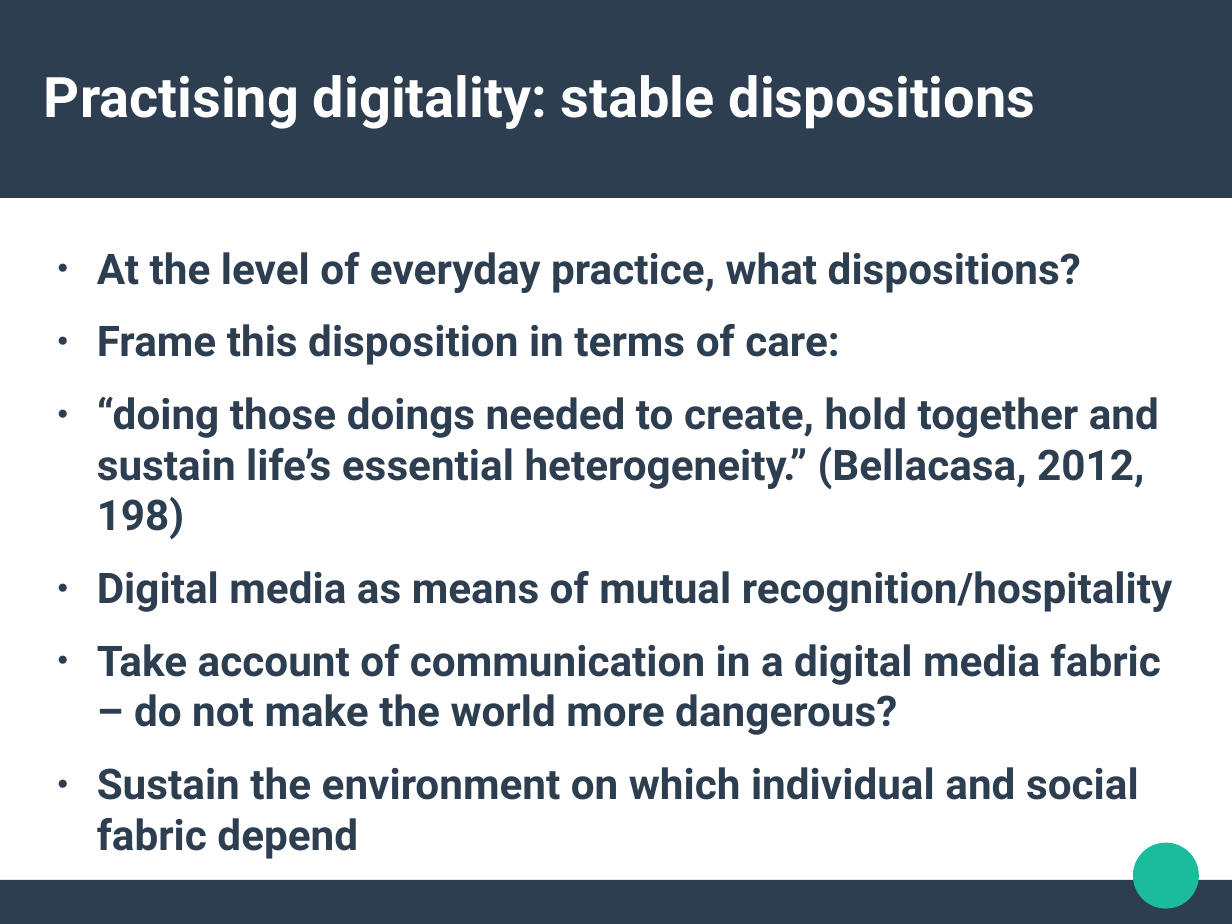
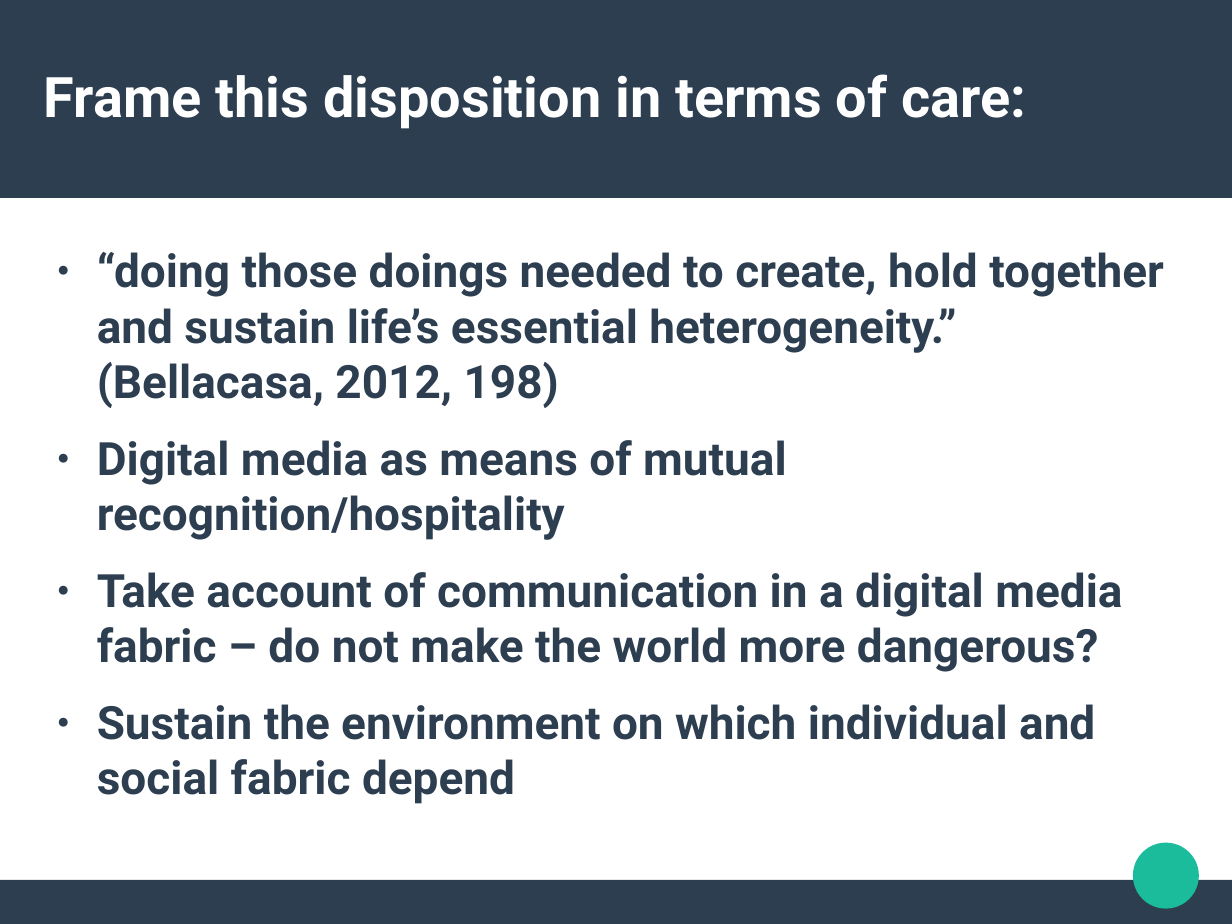
Before and after one commit to rian39/digital_ethics, a slide deck: slide 11 of digital_ethics_slides.odp (slide 9 before the commit). Drawn at 1232x924 pixels with LibreOffice and Linux fonts; fonts in the diff are those of the drawing. Boxes give left, top, right and bottom in pixels: in the first picture for what was removed or moved away, otherwise in the second. Text is boxed around its words. In the diff, an @@ line names an element or a change of style, - is before the commit and + after.

```diff
--- a/digital_ethics_slides.odp
+++ b/digital_ethics_slides.odp
@@ title at (x1=44, y1=74, x2=1026, y2=129): text changed @@
-Practising digitality: stable dispositions
+Frame this disposition in terms of care:
@@ text "“doing those doings needed to ..." at (x1=97, y1=252, x2=1164, y2=804): size 27.2 to 29.6 pt @@
@@ text at (x1=97, y1=252, x2=1081, y2=365): paragraphs removed @@
-● At the level of everyday practice, what dispositions?
-● Frame this disposition in terms of care:
```
Also in this commit, not shown: 6 other slides changed, 2 slides added, 1 other file.
